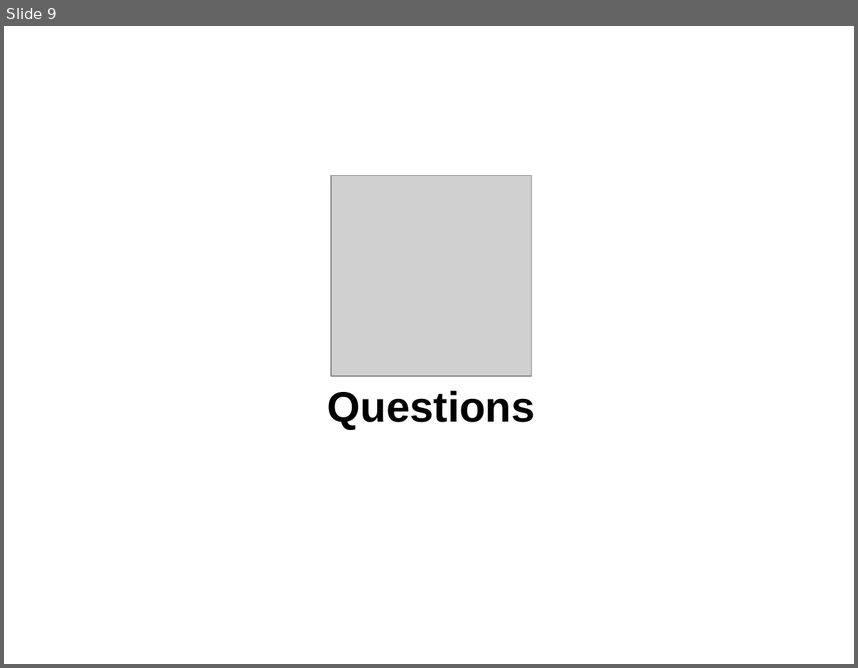
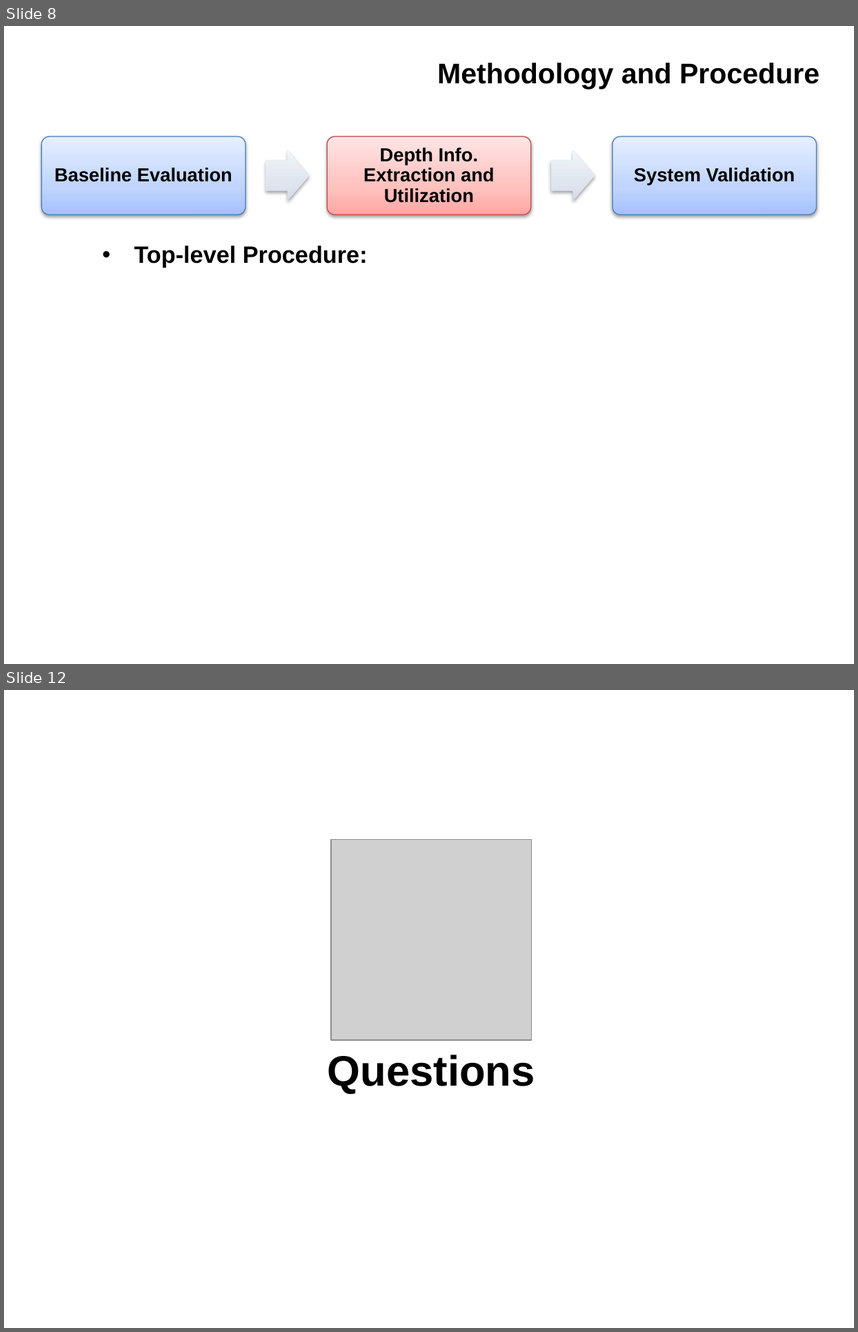
Before and after one commit to IslamAAli/ORBSLAM_RTABmap, a slide deck: Presentation/CMPUT631-ProjectProposal-V0P1.pptx. Shown one above the other, each under a label of ours: slide 9 before the commit, slides 8 and 12 after it; the slides between them are not shown. The pictures are 858x668 and 858x1332 pixels, drawn with LibreOffice and Linux fonts; fonts in the diff are those of the drawing; grey boxes stand for pictures; background and template pictures are left out. Boxes give left, top, right and bottom in pixels: in the first picture for what was removed or moved away, otherwise in the second. Text is boxed around its words. In the diff, an @@ line names an element or a change of style, - is before the commit and + after.

```diff
--- a/Presentation/CMPUT631-ProjectProposal-V0P1.pptx
+++ b/Presentation/CMPUT631-ProjectProposal-V0P1.pptx
@@ slide 8 added at (4,26,854,664), background #FFFFFF @@
@@ title added at (437,63,820,89), 24 pt, text #000000, bold @@
+Methodology and Procedure
@@ group added at (41,136,817,215): 3 rounded rectangles, 3 texts, 2 right arrows @@
+Baseline Evaluation
+Depth Info. Extraction and Utilization
+System Validation
@@ text added at (134,245,368,267), 20 pt, text #000000, bold @@
+• Top-level Procedure:
@@ what was slide 9 is now slide 12 @@
```
Also in this commit, not shown: 2 slides changed, 4 other slides added, 2 slides removed, 8 other files.
